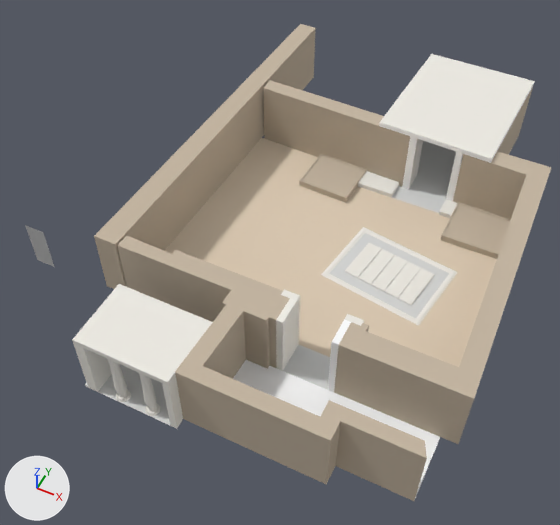
The glTF model assets/items/bc769sr4504/Anonymous_Dyn19_chapel.glb: old version first, new version second.
Both versions are drawn from a 50 mm lens placed at (11.88, -11.62, 18.67), pointed at (4.4, 3.33, -0.02). Every picture has the same lights, and +X, +Y and +Z are marked at lower left.

In view in the first picture: 'Mesh1 Model', 'Mesh2 Model'.
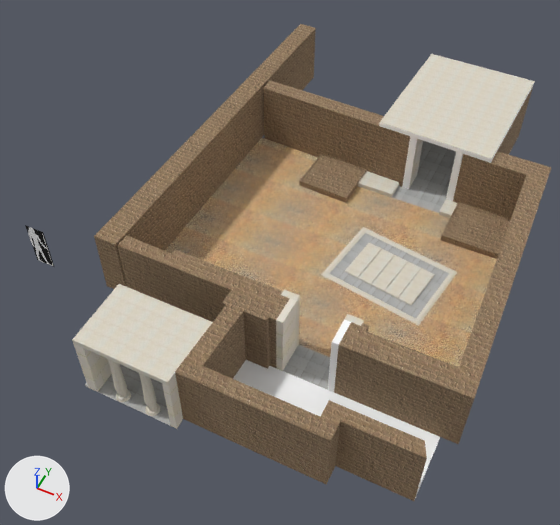
Pixel boxes (x1, y1, x2, y2) of what changed, in the pictures (560 x 525 px):
'Mesh1 Model', surface changed: (72, 24, 551, 501) in both
'Mesh2 Model', surface changed: (145, 403, 161, 416) in both

Edits to the bpy script that builds the scene:
```text
Add img_pavingstone:
    img_pavingstone = load_image('pavingstone', '_unpacked/pavingstone', 1600, 920, 'sRGB')
Add img_plaster:
    img_plaster = load_image('plaster', '_unpacked/plaster', 202, 164, 'sRGB')
Add img_mudpaving:
    img_mudpaving = load_image('MudPaving', '_unpacked/MudPaving', 400, 266, 'sRGB')
Add img_mudbrick:
    img_mudbrick = load_image('MudBrick', '_unpacked/MudBrick', 492, 423, 'sRGB')
Change mat_mudbrick:
    remove mat_mudbrick.base_color = (0.553, 0.463, 0.357)  # beige #c4b5a1
    add mat_mudbrick.texture = img_mudbrick
Change mat_mudpaving:
    remove mat_mudpaving.base_color = (0.737, 0.612, 0.467)  # beige #dfcdb6
    add mat_mudpaving.texture = img_mudpaving
Change mat_plaster:
    remove mat_plaster.base_color = (0.855, 0.831, 0.773)  # white #eeebe4
    add mat_plaster.texture = img_plaster
Change mat_pavingstone:
    remove mat_pavingstone.base_color = (0.678, 0.682, 0.671)  # light grey #d7d7d6
    add mat_pavingstone.texture = img_pavingstone
```
